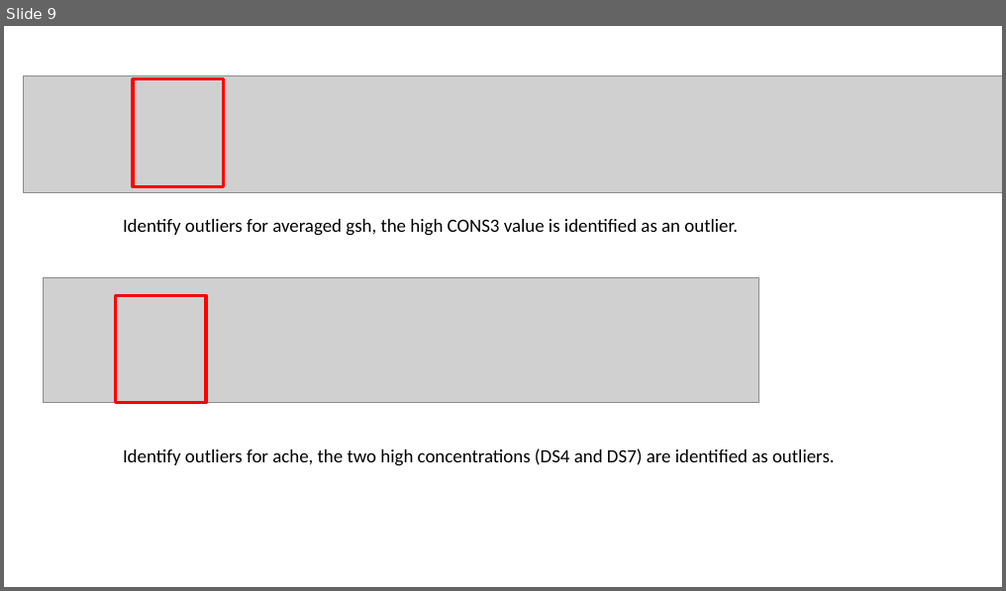
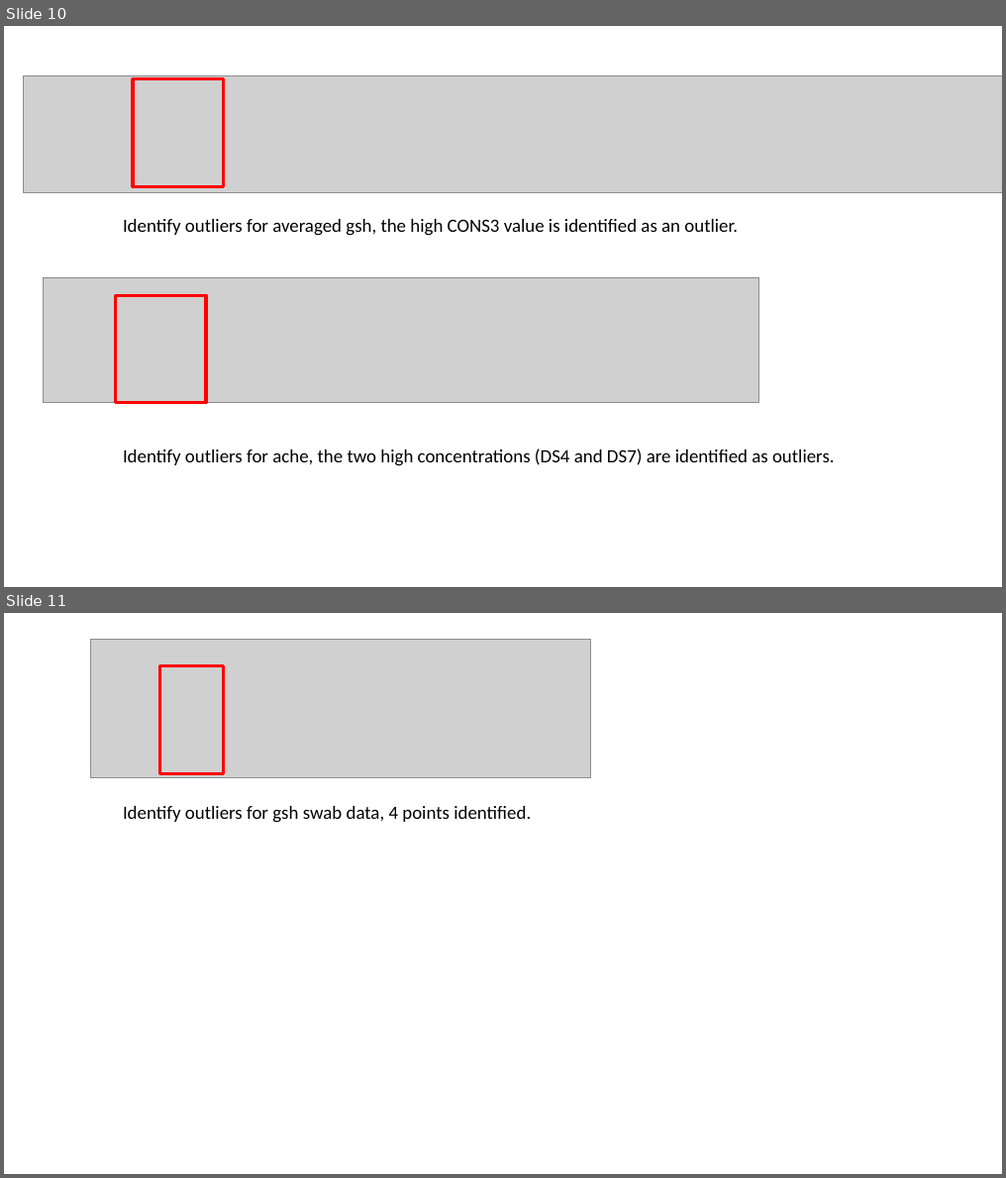
Before and after one commit to amphibian-exeff/vanmeter_salamander_exposures, a slide deck: pptx/vanmeter_salamander_exposures.pptx. Shown one above the other, each under a label of ours: slide 9 before the commit, slides 10 and 11 after it. The pictures are 1006x591 and 1006x1178 pixels, drawn with LibreOffice and Linux fonts; fonts in the diff are those of the drawing; grey boxes stand for pictures. Boxes give left, top, right and bottom in pixels: in the first picture for what was removed or moved away, otherwise in the second. Text is boxed around its words. In the diff, an @@ line names an element or a change of style, - is before the commit and + after.

Commit message:
gsh swab outliers and tests

```diff
--- a/pptx/vanmeter_salamander_exposures.pptx
+++ b/pptx/vanmeter_salamander_exposures.pptx
@@ slide 11 added at [4, 613, 1002, 1174], background #FFFFFF @@
@@ picture added at [91, 639, 591, 777] @@
@@ rectangle added at [159, 666, 224, 774], outline #FF0000 3 pt @@
@@ text added at [123, 806, 531, 823], 18 pt, text #000000 @@
+Identify outliers for gsh swab data, 4 points identified.
@@ what was slide 9 is now slide 10 @@
```
Also in this commit, not shown: 5 slides changed, 1 other slide added, 2 other files.
